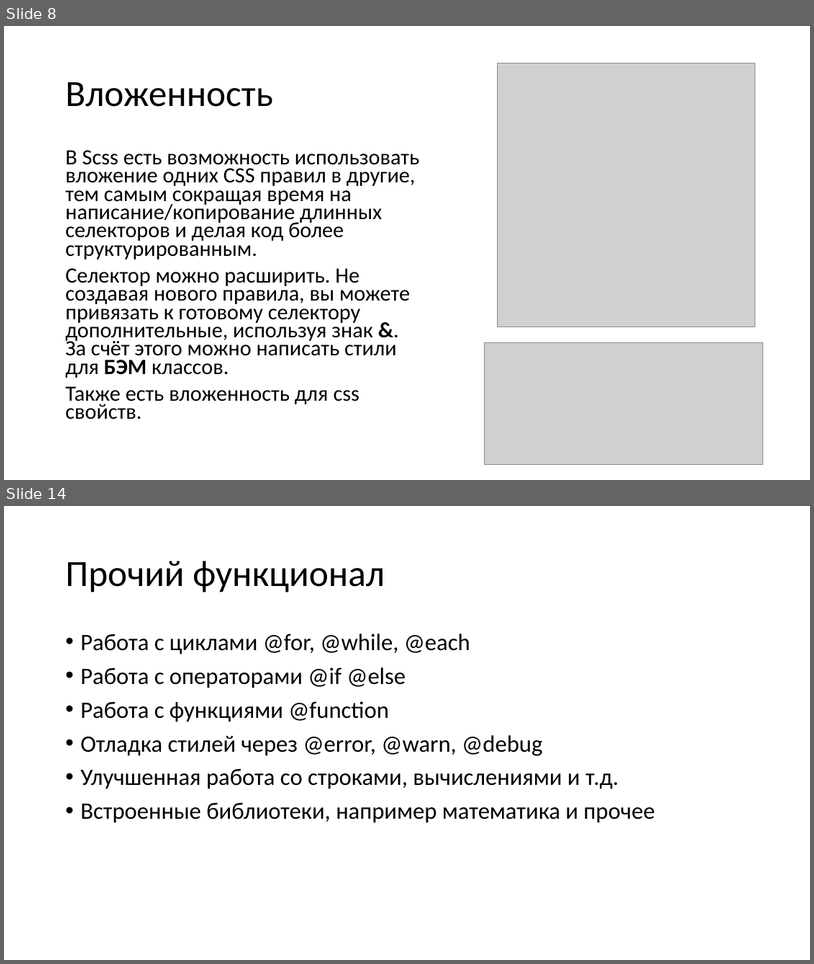
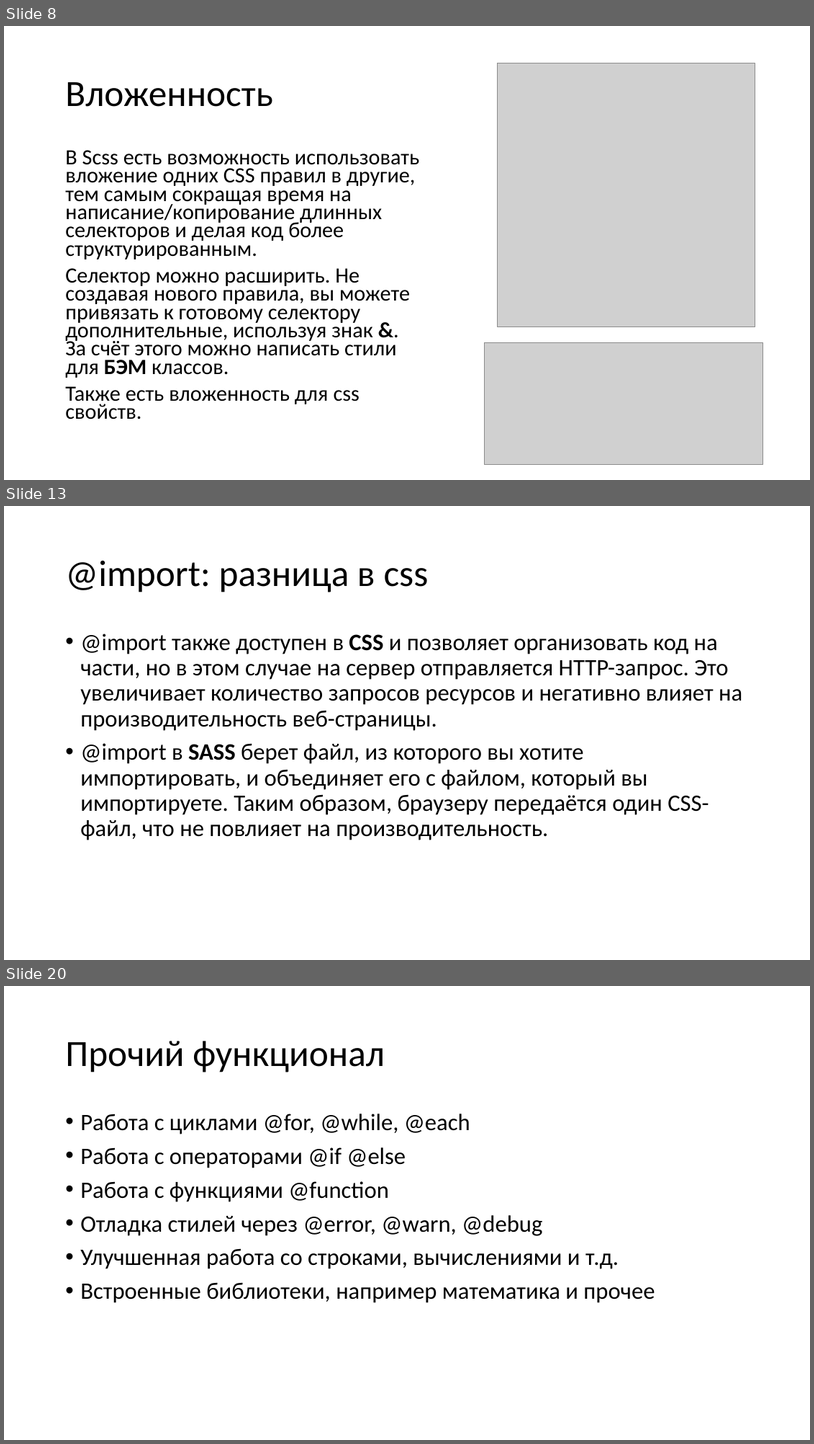
Before and after one commit to TalantRys/scss-study, a slide deck: sass.pptx. Shown one above the other, each under a label of ours: slides 8 and 14 before the commit, slides 8, 13 and 20 after it; the slides between them are not shown. The pictures are 814x964 and 814x1444 pixels, drawn with LibreOffice and Linux fonts; fonts in the diff are those of the drawing; grey boxes stand for pictures. Boxes give left, top, right and bottom in pixels: in the first picture for what was removed or moved away, otherwise in the second. Text is boxed around its words. In the diff, an @@ line names an element or a change of style, - is before the commit and + after.

```diff
--- a/sass.pptx
+++ b/sass.pptx
@@ slide 13 added at (4,506,810,960), background #FFFFFF @@
@@ title added at (65,560,429,592), 44 pt, text #000000 @@
+@import: разница в css
@@ text added at (80,633,743,840), 28 pt, text #000000 @@
+• @import также доступен в CSS и позволяет организовать код на части, но в этом случае на сервер отправляется HTTP-запрос. Это увеличивает количество запросов ресурсов и негативно влияет на производительность веб-страницы.
+• @import в SASS берет файл, из которого вы хотите импортировать, и объединяет его с файлом, который вы импортируете. Таким образом, браузеру передаётся один CSS-файл, что не повлияет на производительность.
@@ what was slide 14 is now slide 20 @@
```
Also in this commit, not shown: 6 slides changed, 6 other slides added.
